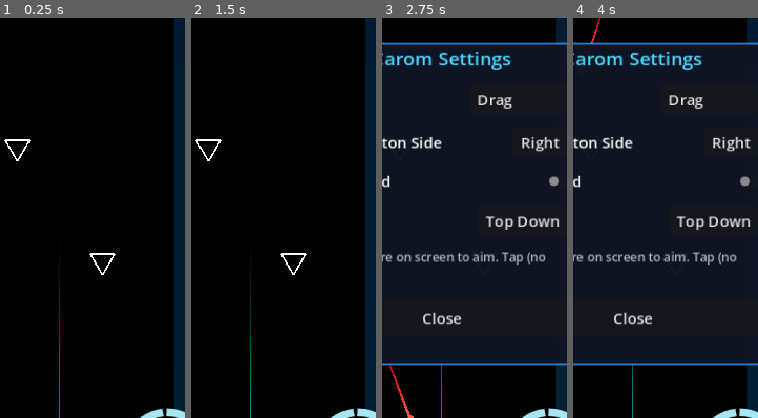
Above: before the commit, frames 1-4 (left to right).
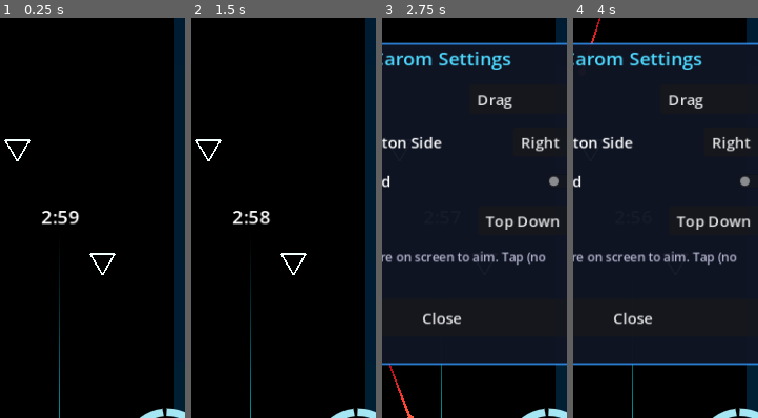
Above: after the commit, the same moments.

Repository: mchambers-mojang/sweet-vinegar-games
Game: Godot game, scene res://carom/scenes/carom_arena.tscn
Same seed, same stepped clock (60 frames per second), same inputs: the game is played once before the commit and once after it. This scene is started directly instead of the project's main scene.
Inputs (mouse positions are % of the whole screen's width and height, from its top left):
- Up to frame 1 (0.25 s): no input
- Up to frame 2 (1.5 s): click (12, 5) at 0.5 s; click "Resume" at 1.25 s
- Up to frame 3 (2.75 s): click (89, 5) at 2 s
- Up to frame 4 (4 s): click "Drag" at 2.75 s; click "Right" at 3.5 s
The pictures show only the part of the screen within x 34-84%, y 27-77%; the shares and areas given below are measured in that part.

The runs differ from the first frame. In frame 1, 0.4% of the frame differs, in the area x 22-43%, y 48-52%; in frame 2, 0.4%; in frame 3, less than 0.1%; in frame 4, less than 0.1%.

Commit message:
feat: add 3-minute match timer to sim with sudden death support

Diff:
--- a/carom/scenes/carom_arena.tscn
+++ b/carom/scenes/carom_arena.tscn
@@ -292,6 +292,15 @@
 horizontal_alignment = 1
 autowrap_mode = 2
 
+[node name="TimerLabel" type="Label" parent="HUD/MarginContainer/VBoxContainer"]
+unique_name_in_owner = true
+layout_mode = 2
+text = "3:00"
+theme_override_font_sizes/font_size = 20
+theme_override_colors/font_outline_color = Color(0, 0, 0, 1)
+theme_override_constants/outline_size = 3
+horizontal_alignment = 1
+
 [node name="Spacer2" type="Control" parent="HUD/MarginContainer/VBoxContainer"]
 layout_mode = 2
 size_flags_vertical = 3
--- a/carom/scripts/carom_hud.gd
+++ b/carom/scripts/carom_hud.gd
@@ -15,6 +15,7 @@
 @onready var player_score_label: Label = %PlayerScoreLabel
 @onready var ai_score_label: Label = %AIScoreLabel
 @onready var status_label: Label = %StatusLabel
+@onready var _timer_label: Label = %TimerLabel
 @onready var _overlay_layer: Control = %OverlayLayer
 
 var _game_over_panel: Control = null
@@ -49,6 +50,25 @@
 
 func update_status(text: String) -> void:
 	status_label.text = text
+
+
+## Update the match-timer label.
+## `ticks_remaining` is the raw tick count from SimWorld; pass 0 with
+## `is_sudden_death = true` to switch the label to "SUDDEN DEATH" mode.
+## The final 10 seconds are highlighted in red as an urgency cue.
+func update_timer(ticks_remaining: int, is_sudden_death: bool) -> void:
+	if is_sudden_death:
+		_timer_label.text = "SUDDEN DEATH"
+		_timer_label.add_theme_color_override("font_color", Color(1.0, 0.3, 0.1))
+		return
+	var seconds: int = ticks_remaining / 30
+	var minutes: int = seconds / 60
+	var secs: int = seconds % 60
+	_timer_label.text = "%d:%02d" % [minutes, secs]
+	if seconds <= 10:
+		_timer_label.add_theme_color_override("font_color", Color(1.0, 0.2, 0.2))
+	else:
+		_timer_label.remove_theme_color_override("font_color")
 
 
 func update_player_ammo(current_ammo: int, max_ammo: int, is_reloading: bool) -> void:
--- a/carom/scripts/carom_match_controller.gd
+++ b/carom/scripts/carom_match_controller.gd
@@ -15,6 +15,12 @@
 
 var _effects: CaromEffectsController = null
 var _match_round: CaromMatchRound = CaromMatchRound.new()
+
+## Deterministic sim used as an authoritative match timer.
+## Advanced at 30 ticks/sec via _process() accumulation.
+var _sim: SimWorld = SimWorld.new()
+var _sim_tick_accum: float = 0.0
+const SIM_TICK_RATE: float = 1.0 / 30.0
 
 const MATCH_WIN_SLOWMO_SCALE: float = 0.15
 const MATCH_WIN_SLOWMO_REAL_SECONDS: float = 1.5
@@ -65,11 +71,13 @@
 				_on_pause()
 
 
-func _process(_delta: float) -> void:
+func _process(delta: float) -> void:
 	var ai_turret := _match_round.get_ai_turret()
 	var player_turret := _match_round.get_player_turret()
 	if ai_turret:
 		hud.update_debug_overlay(ai_turret, player_turret)
+
+	_tick_sim_timer(delta)
 
 
 func _init_match() -> void:
@@ -86,6 +94,8 @@
 
 func _start_match() -> void:
 	state.init_match(state.difficulty, score_limit)
+	_sim = SimWorld.new()
+	_sim_tick_accum = 0.0
 	_begin_round()
 
 
@@ -181,6 +191,30 @@
 		Engine.time_scale = 1.0
 
 
+# --- Sim timer ---
+
+func _tick_sim_timer(delta: float) -> void:
+	if state.phase != CaromMatchState.Phase.PLAYING:
+		return
+	_sim_tick_accum += delta
+	while _sim_tick_accum >= SIM_TICK_RATE:
+		_sim_tick_accum -= SIM_TICK_RATE
+		_sim.advance()
+		if _sim.time_expired and not state.is_sudden_death:
+			_on_time_expired()
+			return
+	hud.update_timer(_sim.get_timer_ticks_remaining(), state.is_sudden_death)
+
+
+func _on_time_expired() -> void:
+	var result := state.on_time_expired()
+	if result.sudden_death:
+		_sim.sudden_death = true
+		hud.update_timer(0, true)
+	elif result.match_over:
+		_finish_match(result.winner)
+
+
 # --- HUD signal wiring ---
 
 func _wire_hud_signals() -> void:
--- a/carom/scripts/carom_match_state.gd
+++ b/carom/scripts/carom_match_state.gd
@@ -15,12 +15,19 @@
 	var match_over: bool  ## True if this goal ends the match
 	var winner: String    ## "Player", "AI", or "" if the match is not over
 
+## Result returned by on_time_expired().
+class TimeExpiredResult:
+	var match_over: bool   ## True when one side leads and the match ends
+	var winner: String     ## "Player", "AI", or "" if tied → sudden death
+	var sudden_death: bool ## True when scores are tied → sudden death
+
 var phase: Phase = Phase.SETUP
 var player_score: int = 0
 var ai_score: int = 0
 var score_limit: int = 5
 var difficulty: int = 1  ## Difficulty tier index: 0=Easy, 1=Medium, 2=Hard, 3=Brutal
 var rounds_played: int = 0
+var is_sudden_death: bool = false
 
 
 ## Initialise (or reset) the match with the given parameters.
@@ -30,6 +37,7 @@
 	player_score = 0
 	ai_score = 0
 	rounds_played = 0
+	is_sudden_death = false
 	phase = Phase.SETUP
 	score_changed.emit(player_score, ai_score)
 
@@ -54,12 +62,44 @@
 		ai_score += 1
 		result.new_score = ai_score
 
-	if player_score >= score_limit or ai_score >= score_limit:
+	# In sudden death, the first goal after time expires wins immediately.
+	if is_sudden_death:
+		phase = Phase.GAME_OVER
+		result.match_over = true
+		result.winner = "Player" if scorer == "player" else "AI"
+	elif player_score >= score_limit or ai_score >= score_limit:
 		phase = Phase.GAME_OVER
 		result.match_over = true
 		result.winner = get_winner()
 
 	score_changed.emit(player_score, ai_score)
+	return result
+
+
+## Called when the match timer expires.
+## Returns a TimeExpiredResult: either the leading side wins or sudden death begins.
+func on_time_expired() -> TimeExpiredResult:
+	var result := TimeExpiredResult.new()
+	result.match_over = false
+	result.winner = ""
+	result.sudden_death = false
+
+	if phase != Phase.PLAYING:
+		return result
+
+	if player_score > ai_score:
+		phase = Phase.GAME_OVER
+		result.match_over = true
+		result.winner = "Player"
+	elif ai_score > player_score:
+		phase = Phase.GAME_OVER
+		result.match_over = true
+		result.winner = "AI"
+	else:
+		# Tied — enter sudden death (next goal wins, no timer)
+		is_sudden_death = true
+		result.sudden_death = true
+
 	return result
 
 
--- a/carom/scripts/sim/sim_world.gd
+++ b/carom/scripts/sim/sim_world.gd
@@ -16,6 +16,10 @@
 ## Maximum speed a body may reach (FP). Clamp applied after integration.
 ## Default: 30 units/tick  → 900 units/second at 30 Hz
 const DEFAULT_MAX_SPEED: int = 30 * FP.ONE
+
+## Match duration in ticks (30 ticks/sec × 180 sec = 3 minutes).
+## Tunable constant — adjust here to change match length.
+const MATCH_DURATION_TICKS: int = 30 * 180
 
 ## Max int64 sentinel used to initialise a "smallest depth found so far" accumulator.
 const _MAX_INT: int = 0x7FFFFFFFFFFFFFFF
@@ -40,6 +44,15 @@
 ## Bodies that entered a zone during the last advance() call.
 ## Each entry is {body_id: int, zone_id: int}.
 var zone_events: Array = []
+
+## Ticks remaining until time expires. Counts down from MATCH_DURATION_TICKS.
+var _timer_ticks_remaining: int = MATCH_DURATION_TICKS
+
+## When true, the timer does not decrement (sudden-death play-until-next-goal).
+var sudden_death: bool = false
+
+## Set to true on the tick the timer first reaches 0. Stays true thereafter.
+var time_expired: bool = false
 
 # ---------------------------------------------------------------------------
 # Body management
@@ -75,12 +88,18 @@
 	_detect_and_resolve()
 	_clamp_speed()
 	_check_zones()
+	_tick_timer()
+
+
+## Returns the number of ticks remaining on the match timer.
+func get_timer_ticks_remaining() -> int:
+	return _timer_ticks_remaining
 
 # ---------------------------------------------------------------------------
 # Serialisation
 # ---------------------------------------------------------------------------
 
-## Returns a snapshot of body state, _next_id, and max_speed.
+## Returns a snapshot of body state, _next_id, max_speed, and timer state.
 ## Walls and zones are NOT included — they are static geometry that the
 ## caller is expected to re-add after calling set_body_state().
 ## Use this pair for rollback snapshots where geometry never changes.
@@ -92,6 +111,9 @@
 		bodies   = bodies_state,
 		next_id  = _next_id,
 		max_speed = max_speed,
+		timer_ticks_remaining = _timer_ticks_remaining,
+		sudden_death = sudden_death,
+		time_expired = time_expired,
 	}
 
 ## Restores body state from a snapshot produced by get_body_state().
@@ -107,6 +129,21 @@
 		_bodies[b.id] = b
 	_next_id  = state.next_id
 	max_speed = state.max_speed
+	_timer_ticks_remaining = state.get("timer_ticks_remaining", MATCH_DURATION_TICKS)
+	sudden_death = state.get("sudden_death", false)
+	time_expired = state.get("time_expired", false)
+
+# ---------------------------------------------------------------------------
+# Timer
+# ---------------------------------------------------------------------------
+
+func _tick_timer() -> void:
+	if sudden_death or time_expired:
+		return
+	_timer_ticks_remaining -= 1
+	if _timer_ticks_remaining <= 0:
+		_timer_ticks_remaining = 0
+		time_expired = true
 
 # ---------------------------------------------------------------------------
 # 1. Integration
--- a/test/test_carom_match_state.gd
+++ b/test/test_carom_match_state.gd
@@ -236,3 +236,79 @@
 	)
 	s.on_goal_scored("player")
 	assert_eq(received.size(), 0, "score_changed must not emit when phase is not PLAYING")
+
+
+# ---------------------------------------------------------------------------
+# Time expiry
+# ---------------------------------------------------------------------------
+
+func test_time_expired_player_leading_player_wins() -> void:
+	var s := _make_state()
+	s.on_round_ready()
+	s.on_goal_scored("player")  # player leads 1-0
+	var result := s.on_time_expired()
+	assert_true(result.match_over)
+	assert_eq(result.winner, "Player")
+	assert_false(result.sudden_death)
+	assert_eq(s.phase, CaromMatchState.Phase.GAME_OVER)
+
+
+func test_time_expired_ai_leading_ai_wins() -> void:
+	var s := _make_state()
+	s.on_round_ready()
+	s.on_goal_scored("ai")  # ai leads 0-1
+	var result := s.on_time_expired()
+	assert_true(result.match_over)
+	assert_eq(result.winner, "AI")
+	assert_false(result.sudden_death)
+	assert_eq(s.phase, CaromMatchState.Phase.GAME_OVER)
+
+
+func test_time_expired_tied_enters_sudden_death() -> void:
+	var s := _make_state()
+	s.on_round_ready()
+	# Leave scores at 0-0 (tied)
+	var result := s.on_time_expired()
+	assert_false(result.match_over)
+	assert_eq(result.winner, "")
+	assert_true(result.sudden_death)
+	assert_true(s.is_sudden_death)
+	assert_eq(s.phase, CaromMatchState.Phase.PLAYING)
+
+
+func test_sudden_death_goal_ends_match_for_player() -> void:
+	var s := _make_state()
+	s.on_round_ready()
+	s.on_time_expired()  # tied → sudden death
+	var result := s.on_goal_scored("player")
+	assert_true(result.match_over)
+	assert_eq(result.winner, "Player")
+	assert_eq(s.phase, CaromMatchState.Phase.GAME_OVER)
+
+
+func test_sudden_death_goal_ends_match_for_ai() -> void:
+	var s := _make_state()
+	s.on_round_ready()
+	s.on_time_expired()  # tied → sudden death
+	var result := s.on_goal_scored("ai")
+	assert_true(result.match_over)
+	assert_eq(result.winner, "AI")
+	assert_eq(s.phase, CaromMatchState.Phase.GAME_OVER)
+
+
+func test_init_match_resets_sudden_death() -> void:
+	var s := _make_state()
+	s.on_round_ready()
+	s.on_time_expired()  # enters sudden death
+	assert_true(s.is_sudden_death)
+	s.init_match(1, 5)
+	assert_false(s.is_sudden_death, "init_match must reset sudden death flag")
+
+
+func test_time_expired_ignored_when_not_playing() -> void:
+	var s := _make_state()
+	# Phase is SETUP — on_time_expired should be a no-op
+	var result := s.on_time_expired()
+	assert_false(result.match_over)
+	assert_false(result.sudden_death)
+	assert_eq(s.phase, CaromMatchState.Phase.SETUP)
--- a/test/test_sim_world.gd
+++ b/test/test_sim_world.gd
@@ -258,3 +258,74 @@
 		assert_eq(sa.pos_y, sb.pos_y, "Determinism: pos_y mismatch body %s" % id_str)
 		assert_eq(sa.vel_x, sb.vel_x, "Determinism: vel_x mismatch body %s" % id_str)
 		assert_eq(sa.vel_y, sb.vel_y, "Determinism: vel_y mismatch body %s" % id_str)
+
+# ---------------------------------------------------------------------------
+# 8. Timer — starts at MATCH_DURATION_TICKS, expires after exactly that many ticks
+# ---------------------------------------------------------------------------
+
+func test_timer_starts_at_match_duration() -> void:
+	var world: SimWorld = _make_world()
+	assert_eq(world.get_timer_ticks_remaining(), SimWorld.MATCH_DURATION_TICKS,
+		"Timer should start at MATCH_DURATION_TICKS (%d)" % SimWorld.MATCH_DURATION_TICKS)
+	assert_false(world.time_expired, "time_expired must be false at start")
+
+
+func test_timer_reaches_zero_after_full_duration() -> void:
+	var world: SimWorld = _make_world()
+	for _i in range(SimWorld.MATCH_DURATION_TICKS):
+		world.advance()
+	assert_eq(world.get_timer_ticks_remaining(), 0, "Timer should be 0 after full duration")
+	assert_true(world.time_expired, "time_expired should be true after full duration")
+
+
+func test_timer_not_expired_one_tick_before() -> void:
+	var world: SimWorld = _make_world()
+	for _i in range(SimWorld.MATCH_DURATION_TICKS - 1):
+		world.advance()
+	assert_false(world.time_expired,
+		"time_expired must still be false one tick before expiry")
+	assert_eq(world.get_timer_ticks_remaining(), 1,
+		"One tick should remain before expiry")
+
+
+func test_timer_snapshot_restore_preserves_ticks() -> void:
+	var world: SimWorld = _make_world()
+	# Advance partway through the match
+	for _i in range(100):
+		world.advance()
+
+	var snapshot: Dictionary = world.get_body_state()
+	var ticks_at_snapshot: int = world.get_timer_ticks_remaining()
+
+	# Continue advancing
+	for _i in range(50):
+		world.advance()
+
+	# Restore from snapshot and verify timer is back to snapshot value
+	var world_b: SimWorld = _make_world()
+	world_b.set_body_state(snapshot)
+	assert_eq(world_b.get_timer_ticks_remaining(), ticks_at_snapshot,
+		"Restored timer should match snapshot value")
+
+
+func test_timer_sudden_death_no_decrement() -> void:
+	var world: SimWorld = _make_world()
+	world.sudden_death = true
+	var ticks_before: int = world.get_timer_ticks_remaining()
+	for _i in range(100):
+		world.advance()
+	assert_eq(world.get_timer_ticks_remaining(), ticks_before,
+		"Timer must not decrement in sudden death mode")
+	assert_false(world.time_expired,
+		"time_expired must not be set in sudden death mode")
+
+
+func test_timer_snapshot_preserves_sudden_death_flag() -> void:
+	var world: SimWorld = _make_world()
+	world.sudden_death = true
+	var snapshot: Dictionary = world.get_body_state()
+
+	var world_b: SimWorld = _make_world()
+	world_b.set_body_state(snapshot)
+	assert_true(world_b.sudden_death,
+		"sudden_death flag should survive snapshot/restore")
